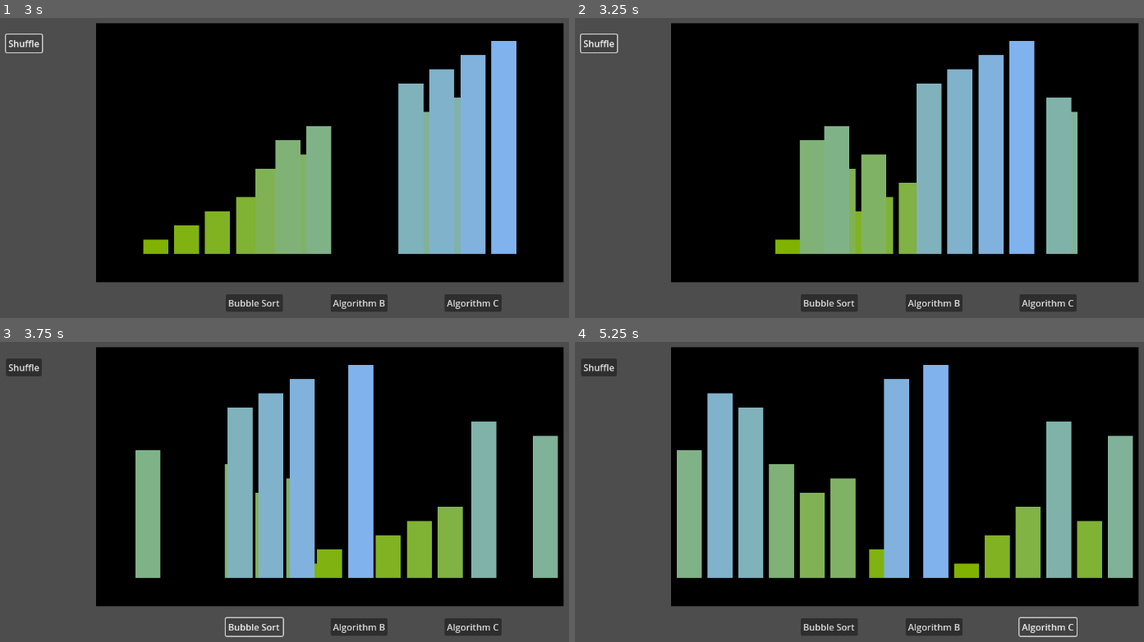
Above: before the commit, frames 1-4 (two rows, left to right).
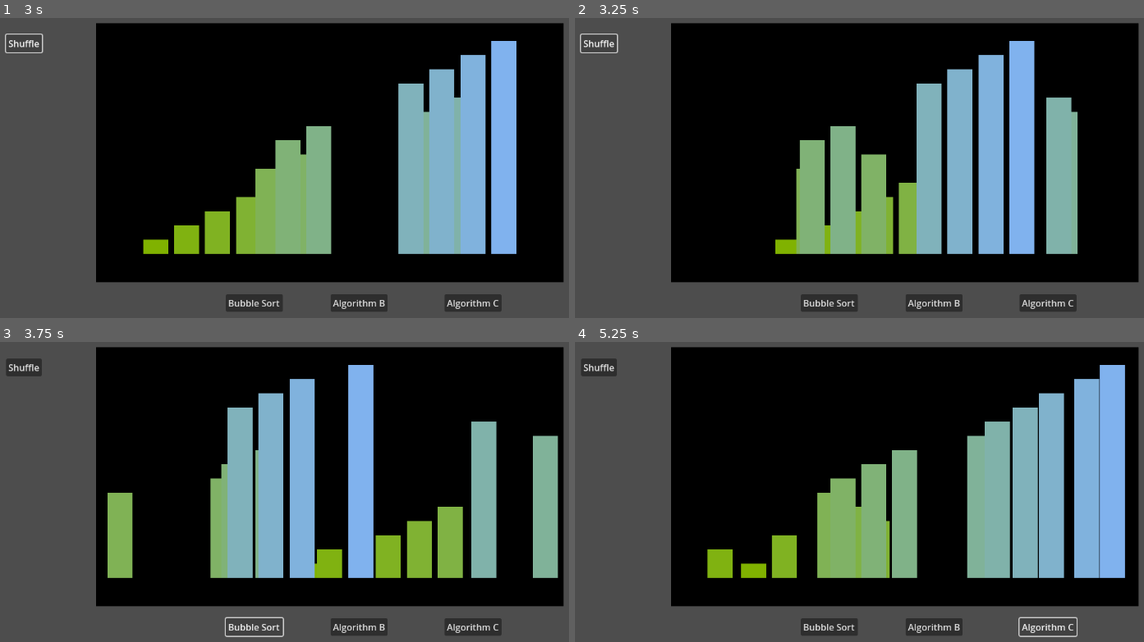
Above: after the commit, the same moments.

Repository: jematson/CS471ChappellChase
Game: Godot game, scene res://scenes/level.tscn
The game is run twice, just before and just after one commit, with the same random seed, the same clock (stepped at 60 frames per second) and the same inputs.
Inputs:
- Up to frame 1 (3 s): click "Algorithm B" at 0.5 s; click "Algorithm C" at 1.25 s; click "Bubble Sort" at 2 s; click "Shuffle" at 2.75 s
- Up to frame 2 (3.25 s): no input
- Up to frame 3 (3.75 s): click "Bubble Sort" at 3.5 s
- Up to frame 4 (5.25 s): click "Algorithm B" at 4.25 s; click "Algorithm C" at 5 s

Frame 1 is identical in both runs. In frame 2, 1.1% of the frame differs, in the area x 38-50%, y 36-79%; in frame 3, 4.6%; in frame 4, 36%, in the area x 17-99%, y 7-79%.

Commit message:
Formatted with gdformat and quicksort implemented

Diff:
--- a/source/algorithm_menu.gd
+++ b/source/algorithm_menu.gd
@@ -1,16 +1,22 @@
 extends Node2D
 
-signal shuffle()
-signal bubble()
+signal shuffle
+signal bubble
+signal quick
+signal merge
+
 
 func _on_button_1_pressed() -> void:
 	emit_signal("bubble")
 
+
 func _on_button_2_pressed() -> void:
-	print("Pressed B")
+	emit_signal("quick")
+
 
 func _on_button_3_pressed() -> void:
-	print("Pressed C")
+	print("Button 3 pressed")
+
 
 func _on_shuffle_button_pressed() -> void:
 	emit_signal("shuffle")
--- a/source/level.gd
+++ b/source/level.gd
@@ -3,6 +3,8 @@
 @onready var stairs = $StairDisplay
 @onready var button = $AlgorithmMenu
 
+
 func _ready():
 	button.shuffle.connect(stairs.shuffle_stairs)
 	button.bubble.connect(stairs.bubble_sort)
+	button.quick.connect(stairs.call_quicksort)
--- a/source/stair_display.gd
+++ b/source/stair_display.gd
@@ -10,23 +10,23 @@
 @onready var bg_width = background.size[0]
 @onready var bottom_floor = bg_position[1] + bg_height - 50
 
+
 func _ready() -> void:
 	for i in range(num_stairs):
-		stair_heights.append(i+1)
+		stair_heights.append(i + 1)
 
 	draw_stairs()
 
+
 func draw_stairs() -> void:
-	var stair_width = (bg_width - (10 * (num_stairs+1))) / num_stairs
+	var stair_width = (bg_width - (10 * (num_stairs + 1))) / num_stairs
 	var blue_increment = 0.0
 	for i in range(num_stairs):
-
-
-		var stairx = bg_position[0] + i*(stair_width + 10) + 10
-		var stairh = stair_heights[i]*25
+		var stairx = bg_position[0] + i * (stair_width + 10) + 10
+		var stairh = stair_heights[i] * 25
 		var stairy = bottom_floor - stairh
 
-		indices.append(Vector3(i,stairx, stairy))
+		indices.append(Vector3(i, stairx, stairy))
 		var new_node = StairRect.new()
 		new_node.value = i + 1
 		new_node.height = stairh
@@ -36,11 +36,13 @@
 		new_node.color = Color(0.5, 0.7, blue_increment)
 		add_child(new_node)
 		stairs.append(new_node)
-		blue_increment += 1.0/15.0
+		blue_increment += 1.0 / 15.0
+
 
 func shuffle_stairs():
 	stair_heights.shuffle()
 	update_stair_positions()
+
 
 func update_stair_positions():
 	for index in range(stair_heights.size()):
@@ -51,6 +53,7 @@
 				var target_y = bottom_floor - stair.height
 				stair.target_pos = Vector2(target_x, target_y)
 				break
+
 
 func bubble_sort():
 	var n = stair_heights.size()
@@ -64,3 +67,37 @@
 				update_stair_positions()
 
 				await get_tree().create_timer(0.3).timeout
+
+
+func call_quicksort():
+	quicksort(stair_heights, 0, num_stairs - 1)
+
+
+func partition(array, low, high):
+	var pivot_value = array[high]
+	var i = low - 1
+
+	for j in range(low, high):
+		if array[j] <= pivot_value:
+			i += 1
+			swap(array, i, j)
+	await get_tree().create_timer(0.3).timeout
+	swap(array, i + 1, high)
+	return i + 1
+
+
+func swap(array, i, j):
+	var tmp = array[i]
+	array[i] = array[j]
+	array[j] = tmp
+	update_stair_positions()
+	await get_tree().create_timer(0.3).timeout
+
+
+func quicksort(array, low, high):
+	if low < high:
+		var pivot_index = await partition(array, low, high)
+
+		quicksort(array, low, pivot_index - 1)
+
+		quicksort(array, pivot_index + 1, high)
